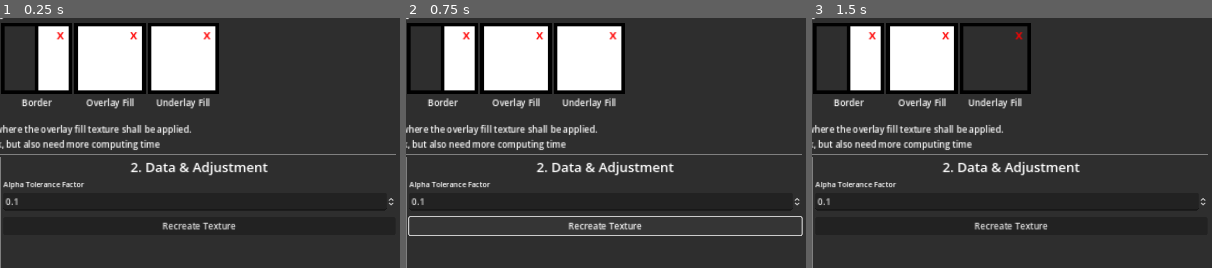
Above: before the commit, frames 1-3 (left to right).
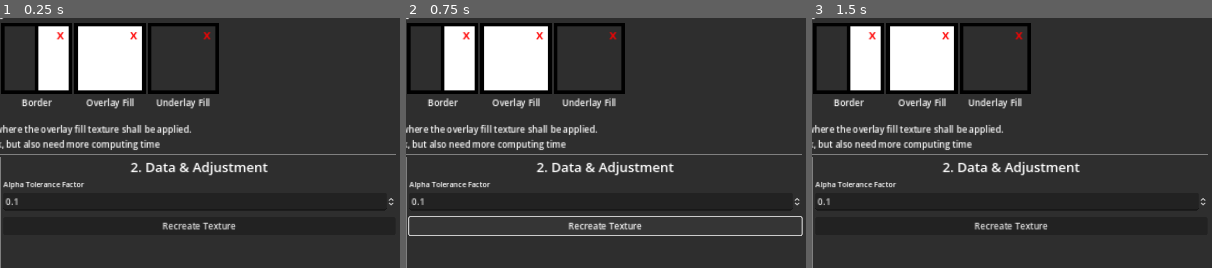
Above: after the commit, the same moments.

Repository: kleingeist37/godot-wang-converter
Game: Godot game, scene res://scenes/wang_creator/wang_creator.tscn
Same seed, same stepped clock (60 frames per second), same inputs: the game is played once before the commit and once after it.
Inputs:
- Up to frame 1 (0.25 s): no input
- Up to frame 2 (0.75 s): click "Recreate Texture" at 0.5 s
- Up to frame 3 (1.5 s): click "New" at 1.25 s
The pictures show only the part of the screen within x 50-100%, y 11-61%; the shares and areas given below are measured in that part.

The runs differ from the first frame. In frame 1, 4.2% of the frame differs, in the area x 37-54%, y 3-30%; in frame 2, 4.2%; in frame 3, nothing differs.
Error before the commit: Cannot call method 'get_width' on a null value. (res://scenes/wang_creator/wang_creator.gd:80)

Commit message:
bugfix export

Diff:
--- a/scenes/wang_creator/ui_controller.gd
+++ b/scenes/wang_creator/ui_controller.gd
@@ -121,7 +121,6 @@
 	texture_preview.texture = null;
 	wang_creator.texture_dict.clear();
 	wang_creator.generated_texture = null;
-	wang_creator.tile_width = 0;
-	wang_creator.tile_height = 0;
+	wang_creator.tile_size = 0;
 
 #endregion
--- a/scenes/wang_creator/wang_creator.gd
+++ b/scenes/wang_creator/wang_creator.gd
@@ -50,8 +50,16 @@
 var current_texture: Texture2D;
 var current_texture_type: TileType;
 
-var tile_width := 0;
-var tile_height := 0;
+var tile_size := 0;
+
+func _ready() -> void:
+	var pattern = "";
+	for i in VALID_EXTENSIONS.size():
+		pattern += VALID_EXTENSIONS[i]
+		if i < VALID_EXTENSIONS.size() - 1:
+			pattern += "|";
+
+	regex_pattern = ".+\\.(%s)$" % pattern;
 
 
 func import_texture(path):
@@ -77,29 +85,32 @@
 func create_preview_texture():
 	var original := _get_current_texture() as ImageTexture;
 
+	if original == null:
+		ui_controller.texture_preview.texture = null;
+		_check_textures();
+		return;
+
 	if original.get_width() != original.get_height():
 		error_panel.set_message(ErrorType.SIZE_NOT_EQUAL);
 		error_panel.show();
 		return;
 
-	if tile_width == 0:
-		tile_width = original.get_width();
-
-	if tile_height == 0:
-		tile_height = original.get_height();
-
-	if tile_width != 0 and original.get_width() != tile_width:
+	if tile_size == 0:
+		tile_size = original.get_width();
+
+
+	if tile_size != 0 and original.get_width() != tile_size:
 		error_panel.set_message(ErrorType.DIFFER_SIZES_AMONG_FILES);
 		error_panel.show();
 		return;
 
-	if tile_height != 0 and original.get_height() != tile_height:
+	if tile_size != 0 and original.get_height() != tile_size:
 		error_panel.set_message(ErrorType.DIFFER_SIZES_AMONG_FILES);
 		error_panel.show();
 		return;
 
 
-	var preview_image := Image.create(tile_width * 4, tile_height * 4, false, Image.FORMAT_RGBA8);
+	var preview_image := Image.create(tile_size * 4, tile_size * 4, false, Image.FORMAT_RGBA8);
 	if texture_dict.has(TileType.UNDERLAY_FILL) \
 	&& texture_dict[TileType.UNDERLAY_FILL] != null:
 		preview_image = _generate_fill_texture(FillMode.UNDERLAY, preview_image, texture_dict[TileType.UNDERLAY_FILL].get_image());
@@ -140,14 +151,14 @@
 				3:
 					rotator.rotate_90(COUNTERCLOCKWISE);
 
-			var start_pos_x := tile_pos.x * tile_width;
-			var max_range_x := start_pos_x + tile_width;
-
-			var start_pos_y := tile_pos.y * tile_height;
-			var max_range_y := start_pos_y + tile_height;
+			var start_pos_x := tile_pos.x * tile_size;
+			var max_range_x := start_pos_x + tile_size;
+
+			var start_pos_y := tile_pos.y * tile_size;
+			var max_range_y := start_pos_y + tile_size;
 			for x  in range(start_pos_x, max_range_x ):
 				for y in range(start_pos_y, max_range_y):
-					var source_pixel = rotator.get_pixel(x % tile_width, y % tile_height);
+					var source_pixel = rotator.get_pixel(x % tile_size, y % tile_size);
 					if source_pixel.a != 0:
 						var base_pixel := preview_image.get_pixel(x, y);
 						var mixed_pixel := _mix_colors(base_pixel, source_pixel);
@@ -160,13 +171,13 @@
 
 func _generate_fill_texture(fill_mode: FillMode , target_image: Image, source_image: Image, factor: int = 4) -> Image:
 
-	var target_width = tile_width * factor
-	var target_height = tile_height * factor
+	var target_width = tile_size * factor
+	var target_height = tile_size * factor
 
 	for y in target_height:
 		for x in target_width:
-			var pos_x := x % tile_width as int;
-			var pos_y := y % tile_height as int;
+			var pos_x := x % tile_size as int;
+			var pos_y := y % tile_size as int;
 			var target_color = target_image.get_pixel(x, y);
 			var source_pixel := source_image.get_pixel(pos_x, pos_y);
 
@@ -224,6 +235,16 @@
 	return abs(color.r - 1.0) <= tolerance and abs(color.g - 1.0) <= tolerance and abs(color.b - 1.0) <= tolerance and color.a == 1.0
 
 
+func _check_textures():
+	for key: TileType in texture_dict.keys():
+		var current_texture = texture_dict[key];
+		if current_texture != null:
+			tile_size = current_texture.get_width();
+			current_texture_type = key;
+			create_preview_texture();
+			return;
+
+
 func _has_valid_extension(file_name: String) -> bool:
 	var regex = RegEx.new();
 	var error = regex.compile(regex_pattern);
--- a/scenes/wang_creator/wang_creator.tscn
+++ b/scenes/wang_creator/wang_creator.tscn
@@ -10,6 +10,7 @@
 [ext_resource type="Texture2D" uid="uid://detdm22wmvidf" path="res://sprites/icon_inner_corner.png" id="6_qt0rl"]
 [ext_resource type="Texture2D" uid="uid://dcn4qmqmcfyit" path="res://sprites/icon_border.png" id="7_kgrkw"]
 [ext_resource type="Texture2D" uid="uid://4p4ojmpbq1ww" path="res://sprites/icon_fill.png" id="8_s02kh"]
+[ext_resource type="Texture2D" uid="uid://dajr1f3mtxruj" path="res://sprites/icon_underlay_fill.png" id="10_m5i2y"]
 [ext_resource type="PackedScene" uid="uid://domowdth78has" path="res://scenes/error_panel/error_panel.tscn" id="11_0mu7d"]
 
 [node name="wang_creator" type="Control"]
@@ -160,8 +161,7 @@
 unique_name_in_owner = true
 layout_mode = 2
 mouse_default_cursor_shape = 2
-texture_normal = ExtResource("8_s02kh")
-stretch_mode = 3
+texture_normal = ExtResource("10_m5i2y")
 tile_type = 5
 
 [node name="Label" type="Label" parent="Panel/MarginContainer/VBoxContainer/hbox_main/vbox_content/step_1/HBoxContainer/btn_underlay_fill"]
Not shown: 1 places in scenes/wang_creator/wang_creator.tscn that only renumber resources
